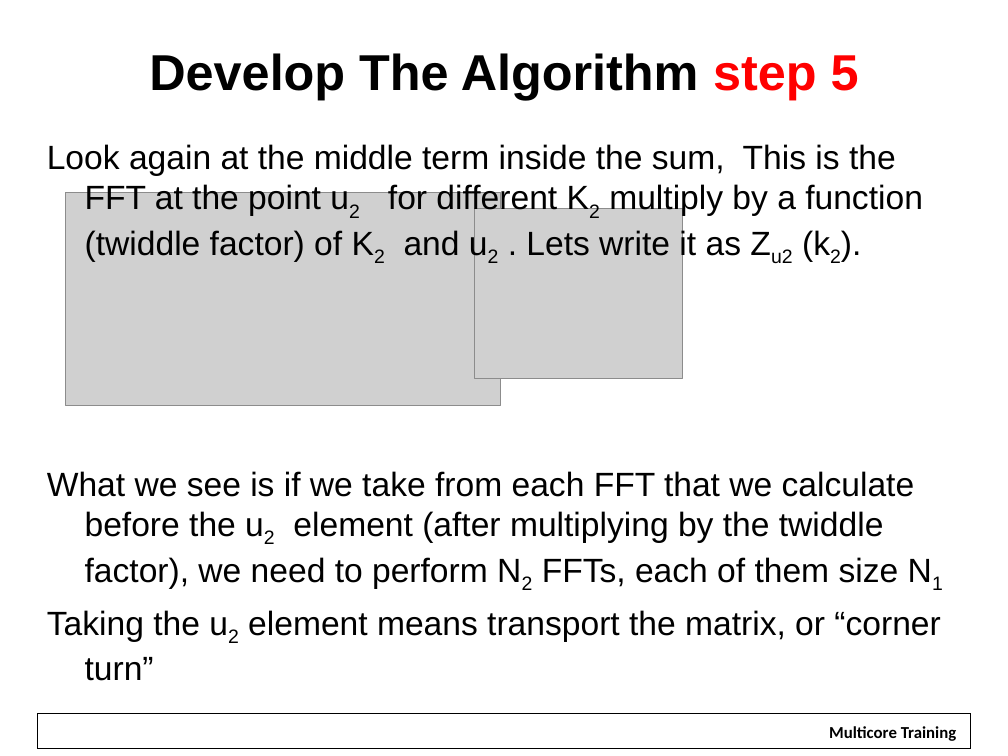
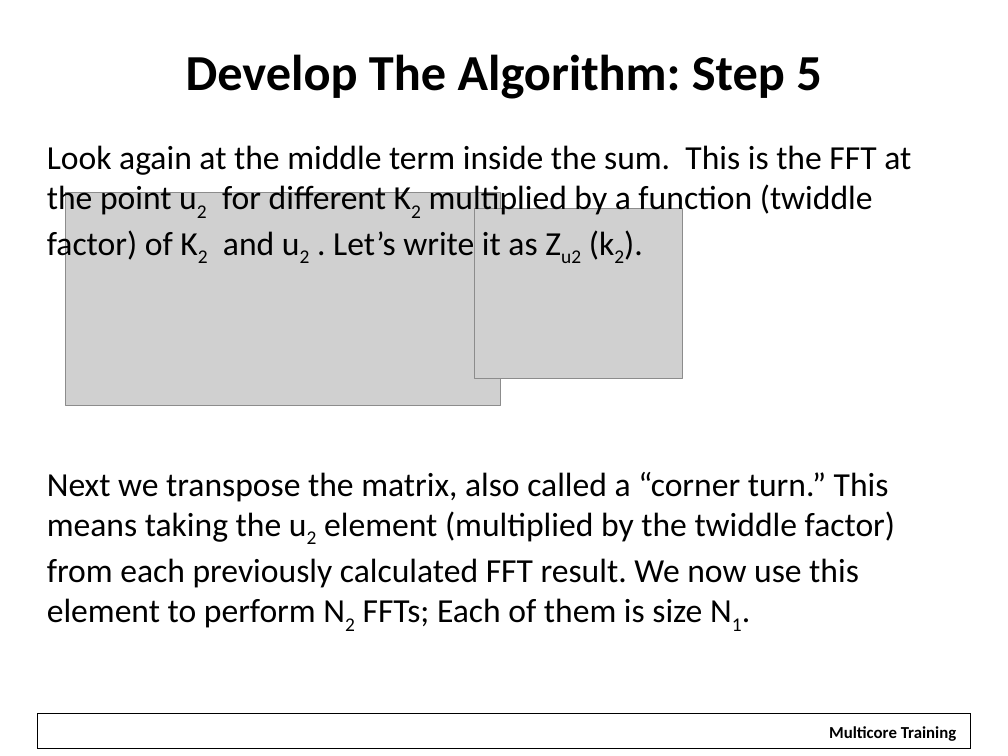
Before and after one commit to hari1989/keystone-workshop, a slide deck: slide 42 of slides/KeyStone Multicore Design.pptx. Drawn at 1008x756 pixels with LibreOffice and Linux fonts; fonts in the diff are those of the drawing; grey boxes stand for pictures; background and template pictures are left out. Boxes give left, top, right and bottom in pixels: in the first picture for what was removed or moved away, otherwise in the second. Text is boxed around its words. In the diff, an @@ line names an element or a change of style, - is before the commit and + after.

```diff
--- a/slides/KeyStone Multicore Design.pptx
+++ b/slides/KeyStone Multicore Design.pptx
@@ title at [186, 54, 822, 99]: text changed; font Arial to Calibri @@
-Develop The Algorithm step 5
+Develop The Algorithm: Step 5
@@ text at [47, 145, 911, 628]: text changed; font Arial to Calibri @@
-Look again at the middle term inside the sum, This is the FFT at the point u2 for different K2 multiply by a function (twiddle factor) of K2 and u2 . Lets write it as Zu2 (k2).
-What we see is if we take from each FFT that we calculate before the u2 element (after multiplying by the twiddle factor), we need to perform N2 FFTs, each of them size N1
-Taking the u2 element means transport the matrix, or “corner turn”
+Look again at the middle term inside the sum. This is the FFT at the point u2 for different K2 multiplied by a function (twiddle factor) of K2 and u2 . Let’s write it as Zu2 (k2).
+Next we transpose the matrix, also called a “corner turn.” This means taking the u2 element (multiplied by the twiddle factor) from each previously calculated FFT result. We now use this element to perform N2 FFTs; Each of them is size N1.
```
Also in this commit, not shown: 50 other slides changed, 2 other files.
